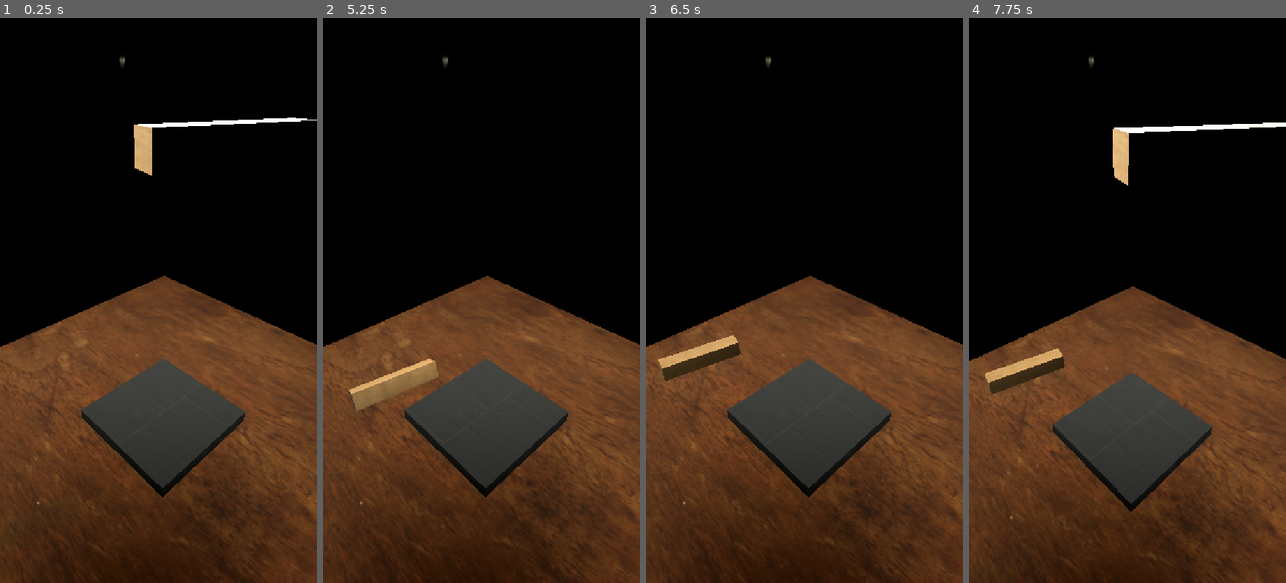
Above: before the commit, frames 1-4 (left to right).
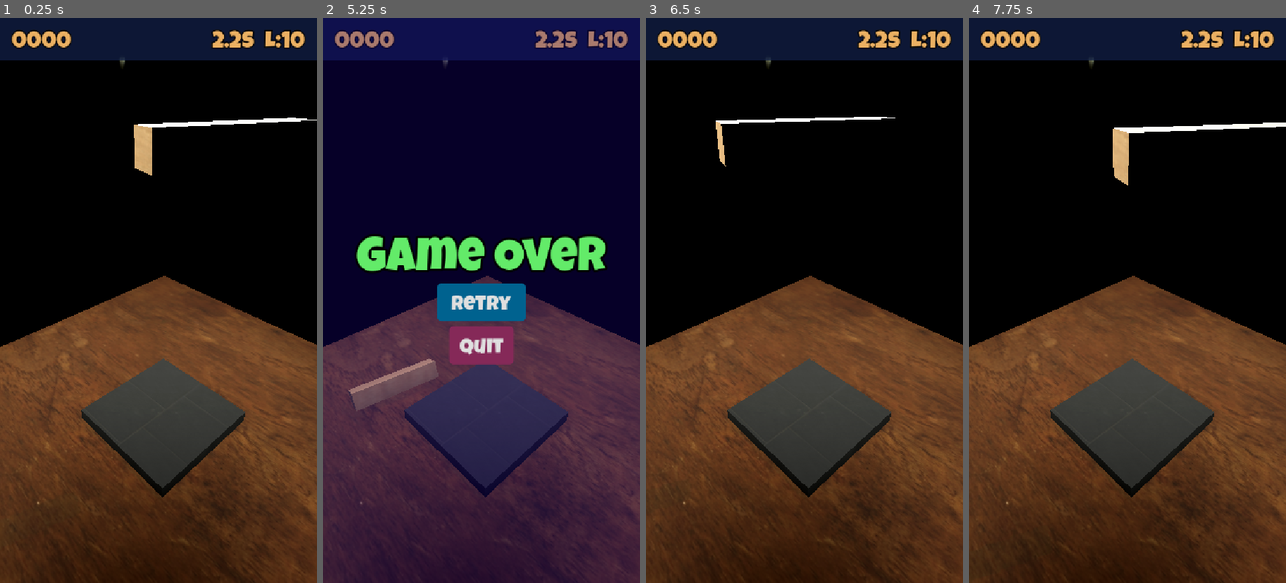
Above: after the commit, the same moments.

Repository: AmirHosseinRP/jenga
Game: Godot game, scene res://scenes/game/game.tscn
Two runs of this game, one before a commit and one after it. Both use one fixed random seed, a clock stepped at 60 frames per second and the inputs below.
Inputs (mouse positions are in pixels of both pictures, inside the frame that each line leads up to):
- Up to frame 1 (0.25 s): no input
- Up to frame 2 (5.25 s): tap Enter at 0.5 s; move the mouse to (465, 413) at 0.52 s; hold Down (move_forward) 0.53-2.03 s; tap X (rotate_clockwise) every 1.5 s from 0.6 to 5.1 s; click (465, 413) at 0.67 s; move the mouse to (576, 385) at 1.27 s; tap Z (rotate_counterclockwise) at 1.35, 2.85, 4.35 s; click (576, 385) at 1.42 s; tap Space at 2 s; move the mouse to (386, 215) at 2.02 s; hold Left (move_left) 2.03-3.53 s; click (386, 215) at 2.17 s; move the mouse to (497, 300) at 2.77 s; click (497, 300) at 2.92 s; move the mouse to (433, 159) at 3.52 s; hold Up (move_back) 3.53-4.28 s; click (433, 159) at 3.67 s; move the mouse to (551, 272) at 4.27 s; hold Right (move_right) 4.28-5.03 s; click (551, 272) at 4.42 s; move the mouse to (418, 328) at 5.02 s; hold Down (move_forward) from 5.03 s (still down); click (418, 328) at 5.17 s
- Up to frame 3 (6.5 s): release Down (move_forward) at 5.75 s; click (804, 306) at 5.75 s, where only the run after the commit has a clickable "Retry"
- Up to frame 4 (7.75 s): tap Enter at 6.5 s; move the mouse to (1159, 176) at 6.52 s; hold Right (move_right) from 6.53 s (still down); tap Z (rotate_counterclockwise) at 6.6 s; click (1159, 176) at 6.67 s; move the mouse to (1111, 413) at 7.27 s; tap X (rotate_clockwise) at 7.35 s; click (1111, 413) at 7.42 s

The runs differ from the first frame. In frame 1, 7.3% of the frame differs, in the area x 0-100%, y 0-8%; in frame 2, 95%, in the area x 0-100%, y 0-100%; in frame 3, 8.6%; in frame 4, 16%.

Commit message:
hud and game over implemented

Diff:
--- /dev/null
+++ b/resources/button_styles_normal.tres
@@ -0,0 +1,10 @@
+[gd_resource type="StyleBoxFlat" format=3 uid="uid://bh8c1xyonkren"]
+
+[resource]
+bg_color = Color(0, 0.32156864, 0.47058824, 1)
+border_color = Color(0, 0, 0, 1)
+corner_radius_top_left = 8
+corner_radius_top_right = 8
+corner_radius_bottom_right = 8
+corner_radius_bottom_left = 8
+expand_margin_top = 13.0
--- /dev/null
+++ b/resources/hud_label_settings.tres
@@ -0,0 +1,10 @@
+[gd_resource type="LabelSettings" format=3 uid="uid://cufqj60phwcpe"]
+
+[ext_resource type="FontFile" uid="uid://ckd8ncrgmtgfr" path="res://assets/fonts/024 LuckiestGuy-Regular[UdemyIran].ttf" id="1_fg5xm"]
+
+[resource]
+font = ExtResource("1_fg5xm")
+font_size = 48
+font_color = Color(0.92, 0.68877333, 0.3864, 1)
+outline_size = 10
+outline_color = Color(0, 0, 0, 1)
--- a/scenes/game/game.tscn
+++ b/scenes/game/game.tscn
@@ -5,6 +5,7 @@
 [ext_resource type="PackedScene" uid="uid://cinh54s7h1b50" path="res://scenes/table/table.tscn" id="2_0sr1o"]
 [ext_resource type="PackedScene" uid="uid://dtun6p0njaokl" path="res://scenes/play_area/play_area.tscn" id="3_kelw5"]
 [ext_resource type="PackedScene" uid="uid://c8jt610f5pwx2" path="res://scenes/spawner/spawner.tscn" id="5_lfrn8"]
+[ext_resource type="PackedScene" uid="uid://bsjwl4ukmsnjs" path="res://scenes/hud/hud.tscn" id="6_5i0tg"]
 
 [sub_resource type="PanoramaSkyMaterial" id="PanoramaSkyMaterial_ifgtf"]
 panorama = ExtResource("1_sul5r")
@@ -61,3 +62,5 @@
 
 [node name="Spawner" parent="." unique_id=564239786 instance=ExtResource("5_lfrn8")]
 transform = Transform3D(1, 0, 0, 0, 1, 0, 0, 0, 1, 0, 6.005133, 0)
+
+[node name="Hud" parent="." unique_id=1063759961 instance=ExtResource("6_5i0tg")]
--- /dev/null
+++ b/scenes/hud/hud.gd
@@ -0,0 +1,22 @@
+class_name Hud
+extends Control
+
+@onready var game_over: ColorRect = $GameOver
+
+
+func _ready() -> void:
+	SignalHub.game_over.connect(_on_game_over)
+
+	game_over.hide()
+
+
+func _on_game_over() -> void:
+	game_over.show()
+
+
+func _on_retry_button_pressed() -> void:
+	get_tree().reload_current_scene()
+
+
+func _on_quit_button_pressed() -> void:
+	get_tree().quit()
--- /dev/null
+++ b/scenes/hud/hud.tscn
@@ -0,0 +1,169 @@
+[gd_scene format=3 uid="uid://bsjwl4ukmsnjs"]
+
+[ext_resource type="FontFile" uid="uid://ckd8ncrgmtgfr" path="res://assets/fonts/024 LuckiestGuy-Regular[UdemyIran].ttf" id="1_48c2t"]
+[ext_resource type="Script" uid="uid://dxlnr5315t0t7" path="res://scenes/hud/hud.gd" id="1_c45xl"]
+[ext_resource type="LabelSettings" uid="uid://cufqj60phwcpe" path="res://resources/hud_label_settings.tres" id="1_cgeww"]
+
+[sub_resource type="LabelSettings" id="LabelSettings_c45xl"]
+font = ExtResource("1_48c2t")
+font_size = 96
+font_color = Color(0.3882353, 0.92156863, 0.4117647, 1)
+outline_size = 18
+outline_color = Color(0, 0, 0, 1)
+
+[sub_resource type="StyleBoxFlat" id="StyleBoxFlat_c45xl"]
+bg_color = Color(0, 0.38431373, 0.56078434, 1)
+border_color = Color(0, 0, 0, 1)
+corner_radius_top_left = 8
+corner_radius_top_right = 8
+corner_radius_bottom_right = 8
+corner_radius_bottom_left = 8
+expand_margin_top = 13.0
+
+[sub_resource type="StyleBoxFlat" id="StyleBoxFlat_0bx4p"]
+bg_color = Color(0, 0.24705882, 0.36078432, 1)
+border_color = Color(0, 0, 0, 1)
+corner_radius_top_left = 8
+corner_radius_top_right = 8
+corner_radius_bottom_right = 8
+corner_radius_bottom_left = 8
+expand_margin_top = 13.0
+
+[sub_resource type="StyleBoxFlat" id="StyleBoxFlat_v7mo4"]
+bg_color = Color(0, 0.26666668, 0.3882353, 1)
+border_color = Color(0, 0, 0, 1)
+corner_radius_top_left = 8
+corner_radius_top_right = 8
+corner_radius_bottom_right = 8
+corner_radius_bottom_left = 8
+expand_margin_top = 13.0
+
+[sub_resource type="StyleBoxFlat" id="StyleBoxFlat_mgtrf"]
+bg_color = Color(0.52156866, 0.16078432, 0.34509805, 1)
+border_color = Color(0, 0, 0, 1)
+corner_radius_top_left = 8
+corner_radius_top_right = 8
+corner_radius_bottom_right = 8
+corner_radius_bottom_left = 8
+expand_margin_top = 13.0
+
+[sub_resource type="StyleBoxFlat" id="StyleBoxFlat_n56i7"]
+bg_color = Color(0.43137255, 0.13333334, 0.28627452, 1)
+border_color = Color(0, 0, 0, 1)
+corner_radius_top_left = 8
+corner_radius_top_right = 8
+corner_radius_bottom_right = 8
+corner_radius_bottom_left = 8
+expand_margin_top = 13.0
+
+[node name="Hud" type="Control" unique_id=1063759961]
+layout_mode = 3
+anchors_preset = 15
+anchor_right = 1.0
+anchor_bottom = 1.0
+grow_horizontal = 2
+grow_vertical = 2
+script = ExtResource("1_c45xl")
+
+[node name="ColorRect" type="ColorRect" parent="." unique_id=173522610]
+custom_minimum_size = Vector2(0, 86)
+layout_mode = 1
+anchors_preset = 10
+anchor_right = 1.0
+grow_horizontal = 2
+color = Color(0.067200005, 0.123946615, 0.28, 0.7411765)
+
+[node name="MarginContainer" type="MarginContainer" parent="ColorRect" unique_id=1444229547]
+layout_mode = 1
+anchors_preset = 15
+anchor_right = 1.0
+anchor_bottom = 1.0
+grow_horizontal = 2
+grow_vertical = 2
+theme_override_constants/margin_left = 24
+theme_override_constants/margin_top = 38
+theme_override_constants/margin_right = 24
+theme_override_constants/margin_bottom = 24
+
+[node name="HBoxContainer" type="HBoxContainer" parent="ColorRect/MarginContainer" unique_id=410347134]
+layout_mode = 2
+size_flags_horizontal = 8
+theme_override_constants/separation = 22
+
+[node name="SpawnTime" type="Label" parent="ColorRect/MarginContainer/HBoxContainer" unique_id=874607794]
+layout_mode = 2
+size_flags_horizontal = 3
+text = "2.2s"
+label_settings = ExtResource("1_cgeww")
+
+[node name="Level" type="Label" parent="ColorRect/MarginContainer/HBoxContainer" unique_id=2051951002]
+layout_mode = 2
+size_flags_horizontal = 3
+text = "L:10"
+label_settings = ExtResource("1_cgeww")
+
+[node name="BricksLanded" type="Label" parent="ColorRect/MarginContainer" unique_id=1830899570]
+layout_mode = 2
+size_flags_horizontal = 0
+text = "0000"
+label_settings = ExtResource("1_cgeww")
+
+[node name="GameOver" type="ColorRect" parent="." unique_id=1609203722]
+layout_mode = 1
+anchors_preset = 15
+anchor_right = 1.0
+anchor_bottom = 1.0
+grow_horizontal = 2
+grow_vertical = 2
+color = Color(0.07800005, 0, 0.52, 0.30588236)
+
+[node name="VBoxContainer" type="VBoxContainer" parent="GameOver" unique_id=1210749568]
+layout_mode = 1
+anchors_preset = 8
+anchor_left = 0.5
+anchor_top = 0.5
+anchor_right = 0.5
+anchor_bottom = 0.5
+offset_left = -255.0
+offset_top = -66.0
+offset_right = 255.0
+offset_bottom = 66.0
+grow_horizontal = 2
+grow_vertical = 2
+theme_override_constants/separation = 10
+
+[node name="GameOverLabel" type="Label" parent="GameOver/VBoxContainer" unique_id=996239330]
+layout_mode = 2
+text = "Game Over"
+label_settings = SubResource("LabelSettings_c45xl")
+
+[node name="VBoxContainer" type="VBoxContainer" parent="GameOver/VBoxContainer" unique_id=459975016]
+layout_mode = 2
+theme_override_constants/separation = 24
+
+[node name="RetryButton" type="Button" parent="GameOver/VBoxContainer/VBoxContainer" unique_id=1079496637]
+custom_minimum_size = Vector2(180, 64)
+layout_mode = 2
+size_flags_horizontal = 4
+mouse_default_cursor_shape = 2
+theme_override_fonts/font = ExtResource("1_48c2t")
+theme_override_font_sizes/font_size = 42
+theme_override_styles/normal = SubResource("StyleBoxFlat_c45xl")
+theme_override_styles/pressed = SubResource("StyleBoxFlat_0bx4p")
+theme_override_styles/hover = SubResource("StyleBoxFlat_v7mo4")
+text = "Retry"
+
+[node name="QuitButton" type="Button" parent="GameOver/VBoxContainer/VBoxContainer" unique_id=844311927]
+custom_minimum_size = Vector2(132, 64)
+layout_mode = 2
+size_flags_horizontal = 4
+mouse_default_cursor_shape = 2
+theme_override_fonts/font = ExtResource("1_48c2t")
+theme_override_font_sizes/font_size = 42
+theme_override_styles/normal = SubResource("StyleBoxFlat_mgtrf")
+theme_override_styles/pressed = SubResource("StyleBoxFlat_mgtrf")
+theme_override_styles/hover = SubResource("StyleBoxFlat_n56i7")
+text = "Quit"
+
+[connection signal="pressed" from="GameOver/VBoxContainer/VBoxContainer/RetryButton" to="." method="_on_retry_button_pressed"]
+[connection signal="pressed" from="GameOver/VBoxContainer/VBoxContainer/QuitButton" to="." method="_on_quit_button_pressed"]
--- a/scenes/spawner/spawner.gd
+++ b/scenes/spawner/spawner.gd
@@ -8,8 +8,8 @@
 const ROTATION_SPEED: float = 2.0
 const MOVEMENT_SPEED: float = 2.0
 const MOVEMENT_LIMIT: float = 2.0
+const LIFT_DURATION: float = 0.3
 const SPAWN_PLACEMENT_LIMIT: float = 1.7
-const LIFT_DURATION: float = 0.3
 
 var spawn_delay: float = 4
 var start_y: float = 0.0
Binary file added: assets/fonts/024 LuckiestGuy-Regular[UdemyIran].ttf
Not shown, added: assets/fonts/024 LuckiestGuy-Regular[UdemyIran].ttf.import
Not shown, added: scenes/hud/hud.gd.uid
